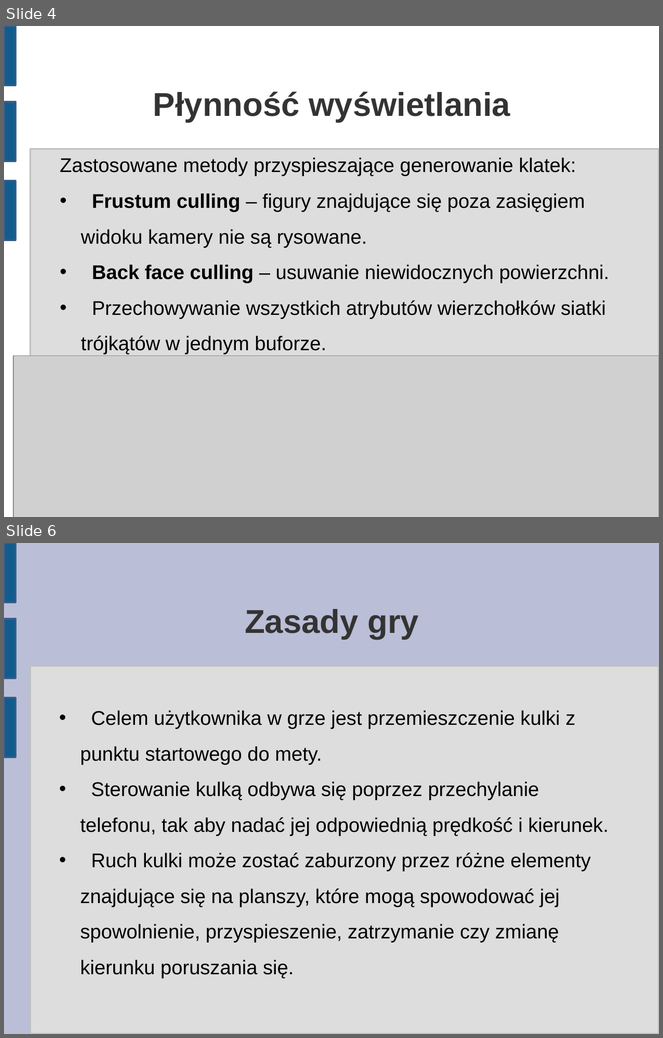
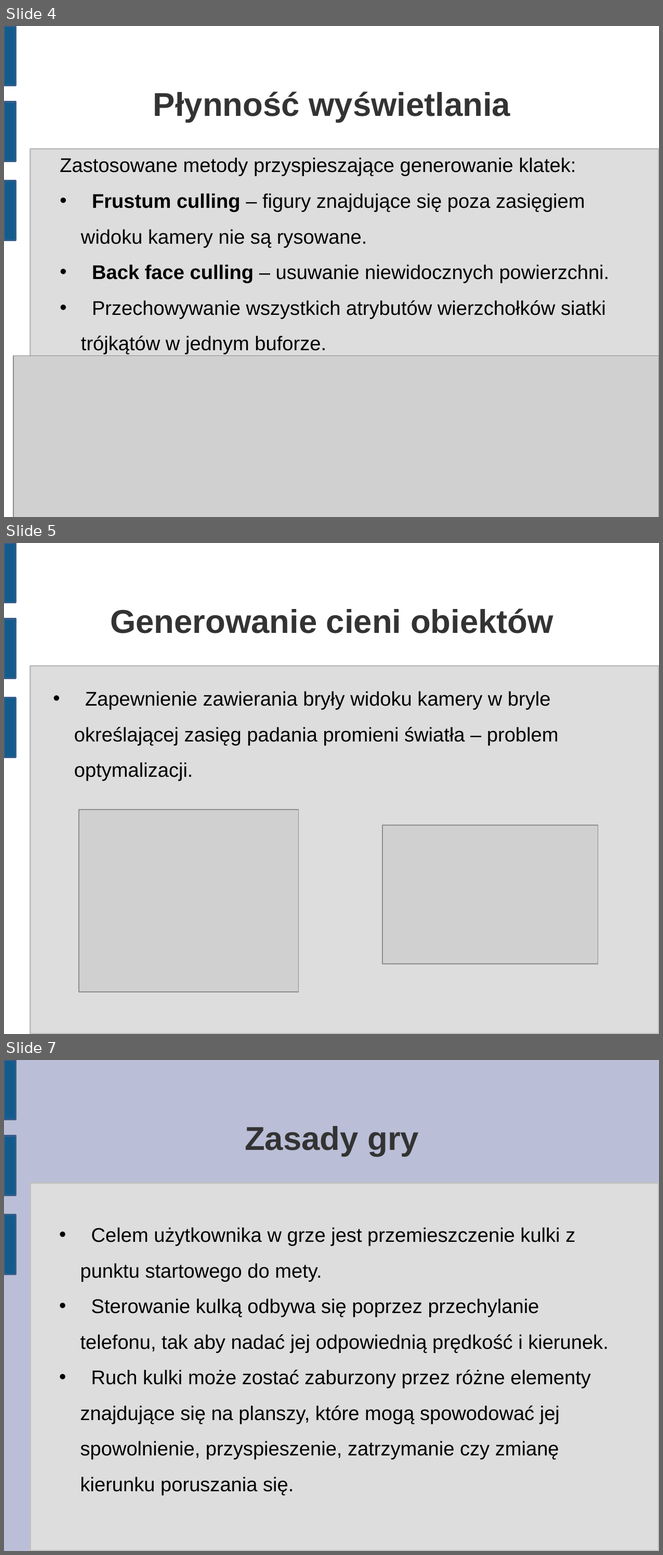
Before and after one commit to matkaczmarski/Praca-inzynierska, a slide deck: Prezentacja/Praca Inżynierska 2.odp. Shown one above the other, each under a label of ours: slides 4 and 6 before the commit, slides 4, 5 and 7 after it; the slides between them are not shown. The pictures are 663x1038 and 663x1555 pixels, drawn with LibreOffice and Linux fonts; fonts in the diff are those of the drawing; grey boxes stand for pictures. Boxes give left, top, right and bottom in pixels: in the first picture for what was removed or moved away, otherwise in the second. Text is boxed around its words. In the diff, an @@ line names an element or a change of style, - is before the commit and + after.

```diff
--- a/Prezentacja/Praca Inżynierska 2.odp
+++ b/Prezentacja/Praca Inżynierska 2.odp
@@ slide 5 added at box(4, 543, 659, 1034), background #FFFFFF; not listed: 4 template elements that a slide beside it also shows @@
@@ title added at box(110, 609, 554, 633), 40 pt, text #333333, bold @@
+Generowanie cieni obiektów
@@ text added at box(74, 691, 559, 781), 24 pt, text #000000 @@
+• Zapewnienie zawierania bryły widoku kamery w bryle określającej zasięg padania promieni światła – problem optymalizacji.
@@ picture added at box(79, 810, 299, 992) @@
@@ picture added at box(383, 825, 598, 965) @@
@@ what was slide 6 is now slide 7 @@
```
Also in this commit, not shown: 1 slide changed, 1 other slide added, 1 slide removed, 1 other file.
